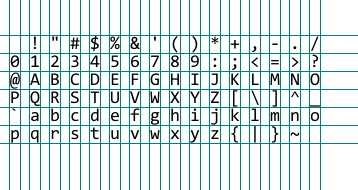
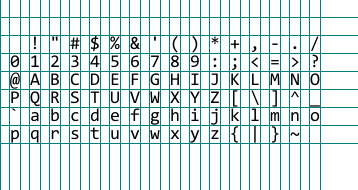
Layered file, before and after one edit (358px x 190px). Changes by layer:
painted on "Background" over bbox(0, 0, 358, 190)
